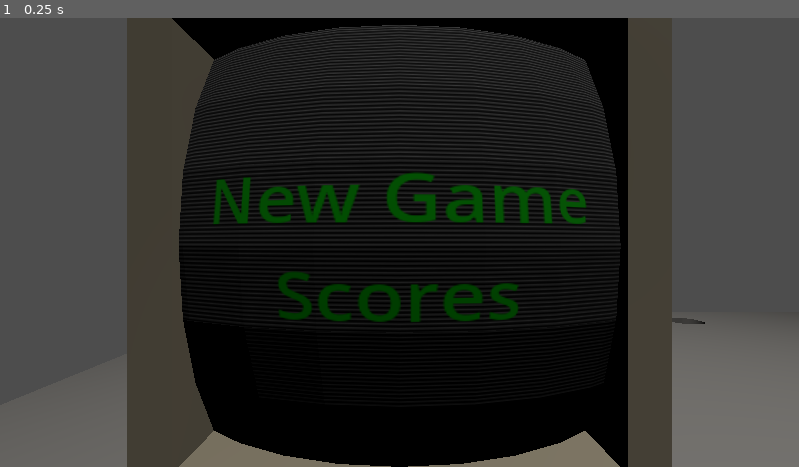
Above: before the commit, frame 1.
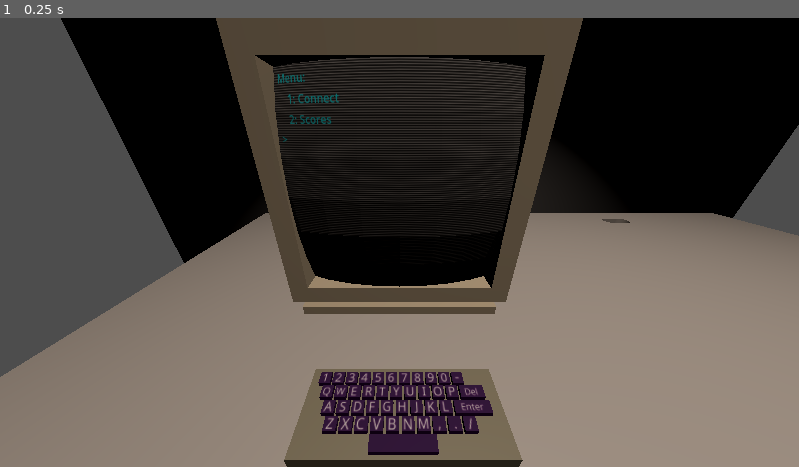
Above: after the commit, the same moment.

Repository: astnohk/LunarMouse3D
Game: Godot game, scene res://Menu3D.tscn
The game is run twice, just before and just after one commit, with the same random seed, the same clock (stepped at 60 frames per second) and the same inputs. This scene is started directly instead of the project's main scene.
Inputs:
- Up to frame 1 (0.25 s): no input

The runs differ from the first frame. In frame 1, 73% of the frame differs, in the area x 0-100%, y 0-100%.

Commit message:
Add 3D Main Menu

Diff:
--- /dev/null
+++ b/Materials/M_Concrete.tres
@@ -0,0 +1,5 @@
+[gd_resource type="StandardMaterial3D" format=3 uid="uid://c2em3mrm0cy1u"]
+
+[resource]
+albedo_color = Color(0.67451, 0.67451, 0.67451, 1)
+clearcoat_enabled = true
--- a/Menu.gd
+++ b/Menu.gd
@@ -2,16 +2,62 @@
 
 @export var next_scene: PackedScene
 
+var lines = []
+var cursor_count: float = 0.0
 
 # Called when the node enters the scene tree for the first time.
 func _ready():
-	pass # Replace with function body.
-
+	new_line()
+	input_characters("Menu:\n")
+	input_characters("    1: Connect\n")
+	input_characters("    2: Scores\n")
+	input_characters("> ")
 
 # Called every frame. 'delta' is the elapsed time since the previous frame.
 func _process(delta):
-	pass
+	cursor_count += delta
+	if cursor_count > 1.0:
+		cursor_count = 0.0
+		if len(lines) > 0:
+			var current_line: Label = lines[0]
+			if len(current_line.text) > 0 and current_line.text[-1] == "_":
+				current_line.text = current_line.text.substr(0, len(current_line.text) - 1)
+			else:
+				current_line.text += "_"
 
+func input_characters(string: String):
+	for i in range(len(string)):
+		_input_character(string[i])
+
+func _input_character(character: String):
+	# Eliminate Cursor
+	if len(lines) > 0 and len(lines[0].text) > 0 and lines[0].text[-1] == "_":
+		lines[0].text = lines[0].text.substr(0, len(lines[0].text) - 1)
+	# Input the Character
+	if character == "\n":
+		new_line()
+	elif character == "\b":
+		backspace()
+	else:
+		var current_line: Label = lines[0]
+		current_line.text += character
+
+func new_line():
+	var line: Label = Label.new()
+	line.label_settings = LabelSettings.new()
+	line.label_settings.line_spacing = 0
+	line.label_settings.font_size = 16
+	line.label_settings.font_color = Color()
+	line.label_settings.font_color.r8 = 12
+	line.label_settings.font_color.g8 = 239
+	line.label_settings.font_color.b8 = 255
+	line.label_settings.shadow_size = 0
+	lines.push_front(line)
+	self.get_node("Shell").add_child(line)
+
+func backspace():
+	if len(lines) > 0 and len(lines[0].text) > 0:
+		lines[0].text = lines[0].text.substr(0, len(lines[0].text) - 1)
 
 func _on_label_new_game_gui_input(event):
 	if event is InputEventMouseButton:
--- a/Menu.tscn
+++ b/Menu.tscn
@@ -57,18 +57,25 @@
 color = Color(0, 0, 0, 1)
 script = ExtResource("2_lp8mt")
 
-[node name="CenterContainer" type="CenterContainer" parent="."]
+[node name="Shell" type="VBoxContainer" parent="."]
 layout_mode = 1
-anchors_preset = 15
-anchor_right = 1.0
-anchor_bottom = 1.0
+anchors_preset = -1
+anchor_left = 0.02
+anchor_top = 0.02
+anchor_right = 0.98
+anchor_bottom = 0.98
 grow_horizontal = 2
 grow_vertical = 2
 
-[node name="VBoxContainer" type="VBoxContainer" parent="CenterContainer"]
+[node name="VBoxContainer_" type="VBoxContainer" parent="."]
+visible = false
 layout_mode = 2
+offset_left = 449.0
+offset_top = 252.0
+offset_right = 703.0
+offset_bottom = 396.0
 
-[node name="Label_NewGame" type="Label" parent="CenterContainer/VBoxContainer"]
+[node name="Label_NewGame" type="Label" parent="VBoxContainer_"]
 layout_mode = 2
 mouse_filter = 0
 mouse_default_cursor_shape = 3
@@ -77,7 +84,7 @@
 horizontal_alignment = 1
 vertical_alignment = 1
 
-[node name="Label_Scores" type="Label" parent="CenterContainer/VBoxContainer"]
+[node name="Label_Scores" type="Label" parent="VBoxContainer_"]
 layout_mode = 2
 mouse_filter = 0
 mouse_default_cursor_shape = 3
@@ -86,5 +93,5 @@
 horizontal_alignment = 1
 vertical_alignment = 1
 
-[connection signal="gui_input" from="CenterContainer/VBoxContainer/Label_NewGame" to="." method="_on_label_new_game_gui_input"]
-[connection signal="gui_input" from="CenterContainer/VBoxContainer/Label_Scores" to="." method="_on_label_scores_gui_input"]
+[connection signal="gui_input" from="VBoxContainer_/Label_NewGame" to="." method="_on_label_new_game_gui_input"]
+[connection signal="gui_input" from="VBoxContainer_/Label_Scores" to="." method="_on_label_scores_gui_input"]
--- a/Menu3D.gd
+++ b/Menu3D.gd
@@ -1,6 +1,13 @@
 extends Node3D
 
 var screen_material: ShaderMaterial
+const enabled_keys_list = [
+	"1",
+	"2",
+	"Delete",
+	"Enter",
+]
+
 
 # Called when the node enters the scene tree for the first time.
 func _ready():
@@ -8,7 +15,37 @@
 	screen_material = screen.get_surface_override_material(0)
 	var viewport: SubViewport = get_node("SubViewport")
 	screen_material.set_shader_parameter("screen", viewport.get_texture())
+	# Keyboard
+	connect_keyboards()
+
+func connect_keyboards():
+	var keyboard: Node3D = get_node("Keyboard")
+	for keyname in enabled_keys_list:
+		print("Key_{key}/Area3D".format({ "key": keyname }))
+		var key_instance: Area3D = keyboard.get_node("Key_{key}/Area3D".format({ "key": keyname }))
+		var input_event_callback = func(
+			_camera: Node,
+			event: InputEvent,
+			_position: Vector3,
+			_normal: Vector3,
+			_shape_idx: int):
+				self._keyboard_input_event(keyname, event)
+		key_instance.connect(
+			"input_event",
+			input_event_callback)
+
+func _keyboard_input_event(keyname: String, event: InputEvent):
+	if event is InputEventMouseButton and event.button_index == MOUSE_BUTTON_LEFT:
+		if event.is_pressed():
+			get_node("Keyboard/KeySoundPlayer").play()
+			var screen: Control = get_node("SubViewport/Control")
+			if keyname == "Enter":
+				screen._input_character("\n")
+			elif keyname == "Delete":
+				screen._input_character("\b")
+			else:
+				screen._input_character(keyname)
 
 # Called every frame. 'delta' is the elapsed time since the previous frame.
-func _process(delta):
+func _process(_delta):
 	pass
--- a/Menu3D.tscn
+++ b/Menu3D.tscn
@@ -1,11 +1,14 @@
-[gd_scene load_steps=7 format=3 uid="uid://csd07mqkxxku3"]
+[gd_scene load_steps=11 format=3 uid="uid://csd07mqkxxku3"]
 
 [ext_resource type="Script" path="res://Menu3D.gd" id="1_et0ad"]
 [ext_resource type="PackedScene" uid="uid://c5fr1stqyl6p0" path="res://Objects/PCDesk/PCDesk.glb" id="1_lvafn"]
+[ext_resource type="Material" uid="uid://c2em3mrm0cy1u" path="res://Materials/M_Concrete.tres" id="2_03fka"]
 [ext_resource type="PackedScene" uid="uid://bjx4rs6gdiep1" path="res://Objects/Monitor/Monitor.tscn" id="2_b4uki"]
 [ext_resource type="PackedScene" uid="uid://cdhomtkau3bme" path="res://Menu.tscn" id="4_bg2u2"]
+[ext_resource type="PackedScene" uid="uid://cjfx23honwhou" path="res://Objects/Keyboard/Keyboard.tscn" id="5_y0em7"]
 
 [sub_resource type="PlaneMesh" id="PlaneMesh_hlycc"]
+material = ExtResource("2_03fka")
 size = Vector2(5, 5)
 
 [sub_resource type="HeightMapShape3D" id="HeightMapShape3D_qwgym"]
@@ -13,23 +16,40 @@
 map_depth = 6
 map_data = PackedFloat32Array(0, 0, 0, 0, 0, 0, 0, 0, 0, 0, 0, 0, 0, 0, 0, 0, 0, 0, 0, 0, 0, 0, 0, 0, 0, 0, 0, 0, 0, 0, 0, 0, 0, 0, 0, 0)
 
+[sub_resource type="PlaneMesh" id="PlaneMesh_emyxf"]
+material = ExtResource("2_03fka")
+size = Vector2(5, 3)
+
+[sub_resource type="BoxShape3D" id="BoxShape3D_8wvoi"]
+size = Vector3(5, 0.1, 3)
+
 [node name="Node3D" type="Node3D"]
 script = ExtResource("1_et0ad")
 
 [node name="CameraPivot" type="Marker3D" parent="."]
-transform = Transform3D(1, 0, 0, 0, 1, 0, 0, 0, 1, 0, 1.22713, 0)
+transform = Transform3D(1, 0, 0, 0, 1, 0, 0, 0, 1, 0, 1.31441, 0.162994)
 
 [node name="Camera3D" type="Camera3D" parent="CameraPivot"]
-transform = Transform3D(1, 0, 0, 0, 1, 0, 0, 0, 1, -0.415489, -0.0631998, -0.811069)
+transform = Transform3D(1, 0, 0, 0, 0.894428, 0.447213, 0, -0.447213, 0.894428, -0.415489, -0.0631998, -0.811069)
 fov = 90.0
 
-[node name="StaticBody3D" type="StaticBody3D" parent="."]
+[node name="Floor" type="StaticBody3D" parent="."]
 
-[node name="MeshInstance3D" type="MeshInstance3D" parent="StaticBody3D"]
+[node name="MeshInstance3D" type="MeshInstance3D" parent="Floor"]
 mesh = SubResource("PlaneMesh_hlycc")
 
-[node name="CollisionShape3D" type="CollisionShape3D" parent="StaticBody3D"]
+[node name="CollisionShape3D" type="CollisionShape3D" parent="Floor"]
 shape = SubResource("HeightMapShape3D_qwgym")
+
+[node name="Wall" type="StaticBody3D" parent="."]
+transform = Transform3D(1, 0, 0, 0, -4.37114e-08, -1, 0, 1, -4.37114e-08, 0, 1.5, -2.5)
+
+[node name="MeshInstance3D" type="MeshInstance3D" parent="Wall"]
+mesh = SubResource("PlaneMesh_emyxf")
+
+[node name="CollisionShape3D" type="CollisionShape3D" parent="Wall"]
+transform = Transform3D(1, 0, 0, 0, 1, 0, 0, 0, 1, 0, -0.05, 0)
+shape = SubResource("BoxShape3D_8wvoi")
 
 [node name="PCDesk" parent="." instance=ExtResource("1_lvafn")]
 transform = Transform3D(1, 0, 0, 0, 1, 0, 0, 0, 1, -0.0145693, 0, -1.09995)
@@ -43,6 +63,13 @@
 [node name="Control" parent="SubViewport" instance=ExtResource("4_bg2u2")]
 
 [node name="SpotLight3D" type="SpotLight3D" parent="."]
-transform = Transform3D(1, 0, 0, 0, 0.0179759, 0.999838, 0, -0.999838, 0.0179759, -0.0847193, 3.67593, -0.42689)
+transform = Transform3D(1, 0, 0, 0, 0.0179759, 0.999838, 0, -0.999838, 0.0179759, -0.0847193, 3.67593, -0.55785)
+light_color = Color(0.917647, 0.847059, 0.796078, 1)
+light_energy = 2.0
+light_indirect_energy = 2.0
+light_volumetric_fog_energy = 2.0
 spot_range = 5.09993
 spot_angle = 39.7782
+
+[node name="Keyboard" parent="." instance=ExtResource("5_y0em7")]
+transform = Transform3D(1, 0, 0, 0, 1, 0, 0, 0, 1, -0.411571, 0.921786, -0.806336)
--- a/MenuBackground.gd
+++ b/MenuBackground.gd
@@ -11,7 +11,7 @@
 	pass
 
 # Called every frame. 'delta' is the elapsed time since the previous frame.
-func _process(delta):
+func _process(_delta):
 	self.material.set_shader_parameter("offset", [randf(), randf()])
 	brightness = clampf(
 		brightness + randf_range(-1.0 * flicker_strength, flicker_strength),
--- /dev/null
+++ b/Objects/Keyboard/Keyboard.tscn
@@ -0,0 +1,36 @@
+[gd_scene load_steps=6 format=3 uid="uid://cjfx23honwhou"]
+
+[ext_resource type="PackedScene" uid="uid://ds8st83fn1r1k" path="res://Objects/Keyboard/Keyboard.glb" id="1_a38hf"]
+[ext_resource type="Shape3D" uid="uid://ddm7okbudnemv" path="res://Objects/Keyboard/PS_Keyboard_NormalKeys.tres" id="2_dk1pk"]
+[ext_resource type="Shape3D" uid="uid://c5gny1b5l3rn0" path="res://Objects/Keyboard/PS_Keyboard_EnterKeys.tres" id="3_bx0lc"]
+[ext_resource type="Shape3D" uid="uid://dxojjt606vtka" path="res://Objects/Keyboard/PS_Keyboard_DeleteKeys.tres" id="4_slubw"]
+[ext_resource type="AudioStream" uid="uid://14gauqgeycf0" path="res://Audio/Click.wav" id="5_gsnoj"]
+
+[node name="Keyboard" instance=ExtResource("1_a38hf")]
+
+[node name="Area3D" type="Area3D" parent="Key_1" index="0"]
+transform = Transform3D(1, 0, 0, 0, 1, 0, 0, 0, 1, 0, 0.00763041, 0)
+
+[node name="CollisionShape3D" type="CollisionShape3D" parent="Key_1/Area3D" index="0"]
+shape = ExtResource("2_dk1pk")
+
+[node name="Area3D" type="Area3D" parent="Key_2" index="0"]
+transform = Transform3D(1, 0, 0, 0, 1, 0, 0, 0, 1, 0, 0.008, 0)
+
+[node name="CollisionShape3D" type="CollisionShape3D" parent="Key_2/Area3D" index="0"]
+shape = ExtResource("2_dk1pk")
+
+[node name="Area3D" type="Area3D" parent="Key_Enter" index="0"]
+transform = Transform3D(1, 0, 0, 0, 1, 0, 0, 0, 1, 0, 0.008, 0)
+
+[node name="CollisionShape3D" type="CollisionShape3D" parent="Key_Enter/Area3D" index="0"]
+shape = ExtResource("3_bx0lc")
+
+[node name="Area3D" type="Area3D" parent="Key_Delete" index="0"]
+transform = Transform3D(1, 0, 0, 0, 1, 0, 0, 0, 1, 0, 0.008, 0)
+
+[node name="CollisionShape3D" type="CollisionShape3D" parent="Key_Delete/Area3D" index="0"]
+shape = ExtResource("4_slubw")
+
+[node name="KeySoundPlayer" type="AudioStreamPlayer3D" parent="." index="44"]
+stream = ExtResource("5_gsnoj")
--- /dev/null
+++ b/Objects/Keyboard/PS_Keyboard_DeleteKeys.tres
@@ -0,0 +1,4 @@
+[gd_resource type="BoxShape3D" format=3 uid="uid://dxojjt606vtka"]
+
+[resource]
+size = Vector3(0.031, 0.015, 0.015)
--- /dev/null
+++ b/Objects/Keyboard/PS_Keyboard_EnterKeys.tres
@@ -0,0 +1,4 @@
+[gd_resource type="BoxShape3D" format=3 uid="uid://c5gny1b5l3rn0"]
+
+[resource]
+size = Vector3(0.045, 0.015, 0.015)
--- /dev/null
+++ b/Objects/Keyboard/PS_Keyboard_NormalKeys.tres
@@ -0,0 +1,4 @@
+[gd_resource type="BoxShape3D" format=3 uid="uid://ddm7okbudnemv"]
+
+[resource]
+size = Vector3(0.015, 0.015, 0.015)
--- a/Objects/RocketBase/RocketBase.gd
+++ b/Objects/RocketBase/RocketBase.gd
@@ -10,7 +10,7 @@
 	animation_player.current_animation = "Open"
 
 # Called every frame. 'delta' is the elapsed time since the previous frame.
-func _process(delta):
+func _process(_delta):
 	pass
 
 func _animation_finished(anim_name):
Not shown, added: Audio/Click.wav.import
Not shown, added: Audio/Dial.wav.import
Not shown, added: Blender/Keyboard.blend.import
Binary file added: Blender/Keyboard.png
Not shown, added: Blender/Keyboard.png.import
Binary file added: Objects/Keyboard/Keyboard.glb
Not shown, added: Objects/Keyboard/Keyboard.glb.import
Binary file added: Objects/Keyboard/Keyboard_Keyboard.png
Not shown, added: Objects/Keyboard/Keyboard_Keyboard.png.import
Binary file changed: Objects/Monitor/Monitor.glb
Not shown, added: Audio/Click.wav
Not shown, added: Audio/Dial.wav
(and 3 more such lines)
